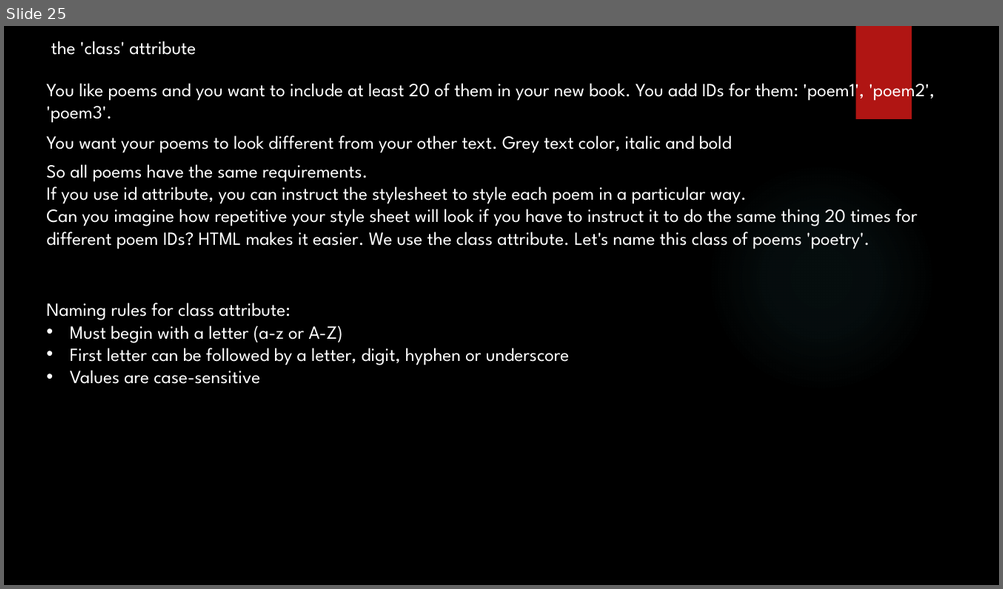
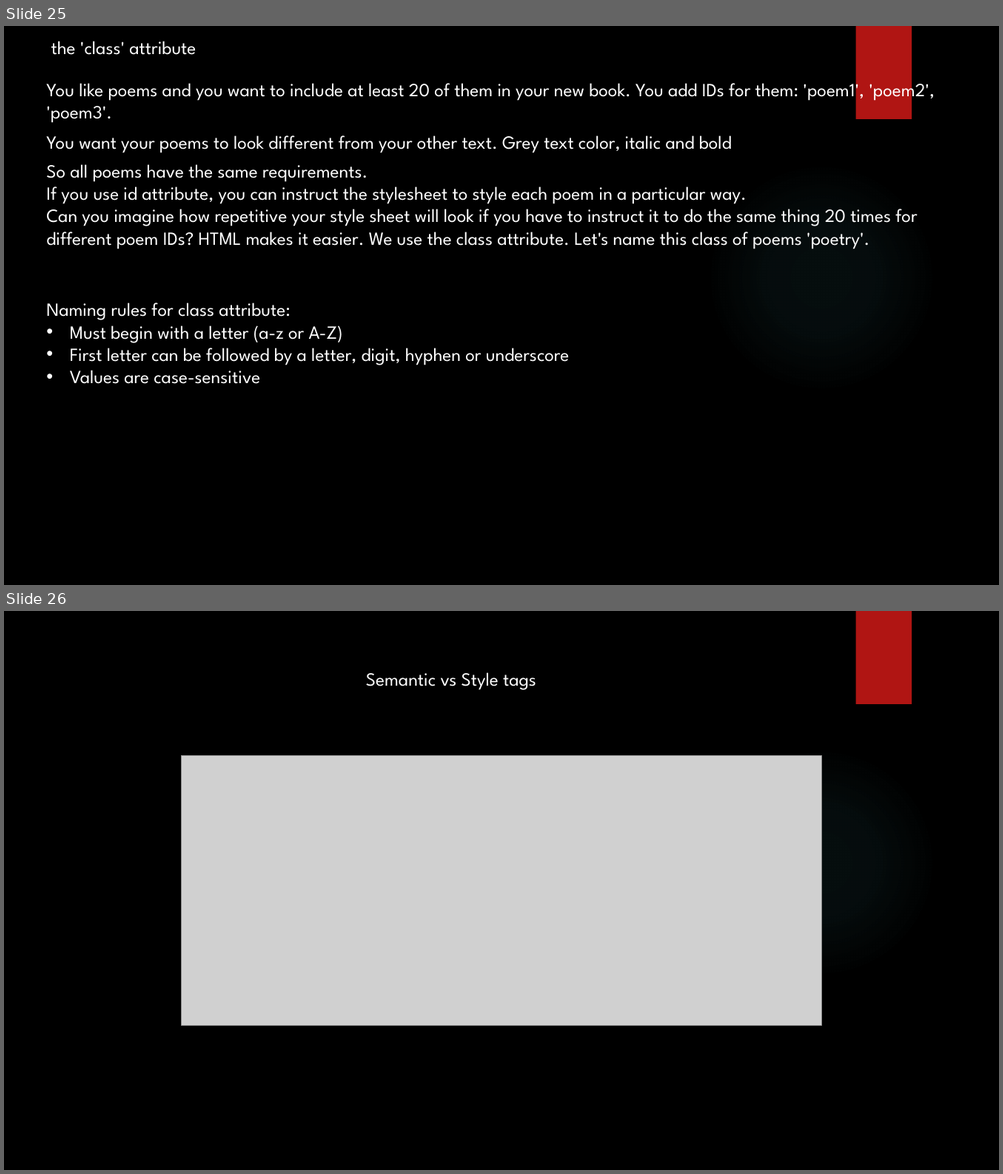
Before and after one commit to yogeshwar1996/HTML5CSS, a slide deck: Fundamentals of HTML and CSS.pptx. Shown one above the other, each under a label of ours: slide 25 before the commit, slides 25 and 26 after it. The pictures are 1003x589 and 1003x1174 pixels, drawn with LibreOffice and Linux fonts; fonts in the diff are those of the drawing; grey boxes stand for pictures; background and template pictures are left out. Boxes give left, top, right and bottom in pixels: in the first picture for what was removed or moved away, otherwise in the second. Text is boxed around its words. In the diff, an @@ line names an element or a change of style, - is before the commit and + after.

Commit message:
Add html files for demonstrating usage of semantic tag for giving meaning to webpage structure

```diff
--- a/Fundamentals of HTML and CSS.pptx
+++ b/Fundamentals of HTML and CSS.pptx
@@ slide 26 added at (x1=4, y1=611, x2=999, y2=1170), background picture (left out); not listed: 2 template elements that a slide beside it also shows @@
@@ text added at (x1=366, y1=672, x2=536, y2=690), 18 pt, text #FFFFFF @@
+Semantic vs Style tags
@@ picture added at (x1=182, y1=756, x2=821, y2=1025) @@
```
Also in this commit, not shown: 4 other slides added, 5 slides removed, 2 other files.
